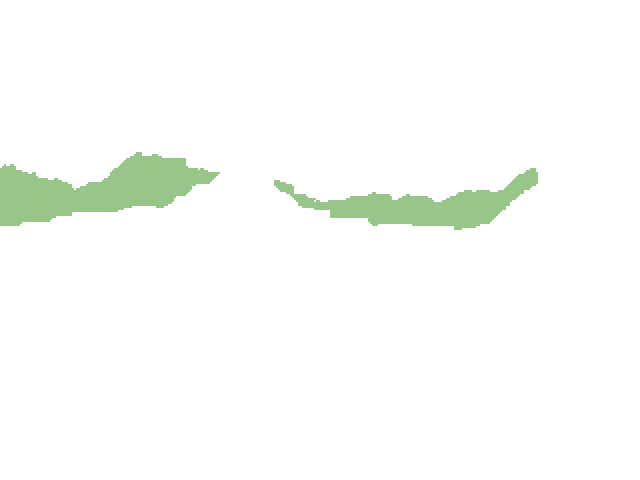
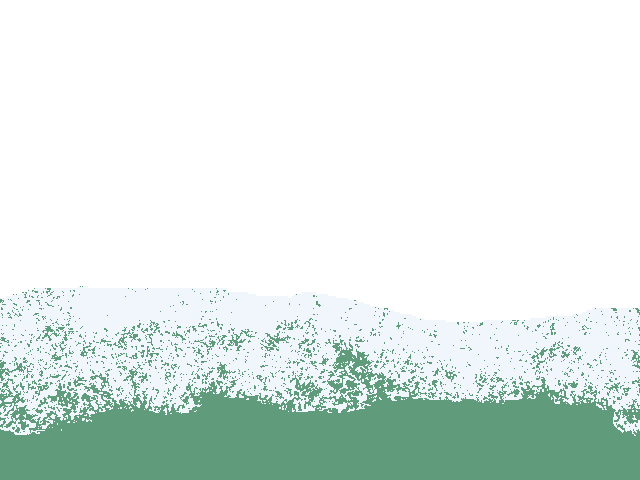
The second (640, 480) image is a revision of the first. Changes to its layers:
showed group "Winter" (7 layers) over [0,152,640,480]
hid group "Autumn" (8 layers) over [0,152,640,480]
hid "Back Hills" (3rd of 4, in "Autumn") over [0,152,538,230]
